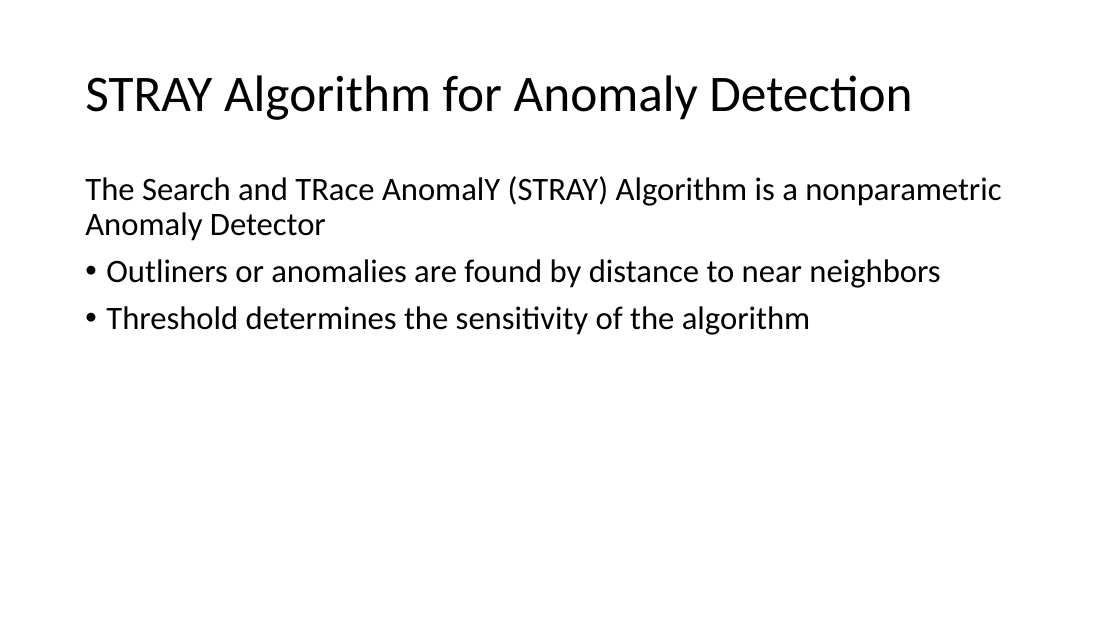
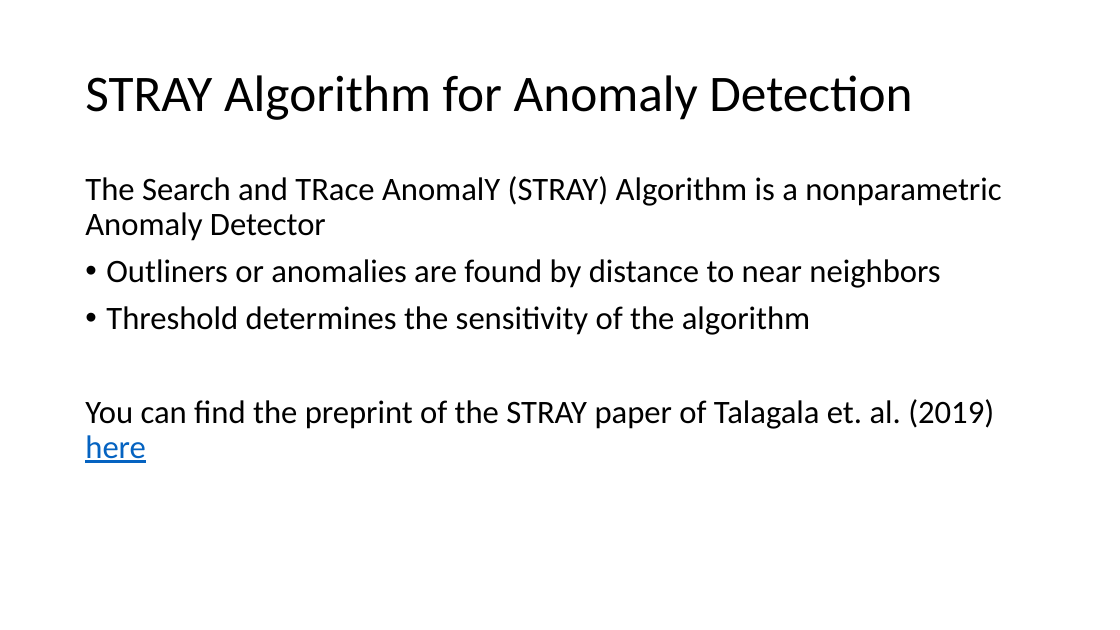
Before and after one commit to StephenElston/CSCI-E-83, a slide deck: slide 28 of LectureSlides/14_ComplexTimeSeries.pptx (slide 20 before the commit). Drawn at 1120x630 pixels with LibreOffice and Linux fonts; fonts in the diff are those of the drawing. Boxes give left, top, right and bottom in pixels: in the first picture for what was removed or moved away, otherwise in the second. Text is boxed around its words. In the diff, an @@ line names an element or a change of style, - is before the commit and + after.

```diff
--- a/LectureSlides/14_ComplexTimeSeries.pptx
+++ b/LectureSlides/14_ComplexTimeSeries.pptx
@@ text at (85,399,994,463): paragraph added @@
+You can find the preprint of the STRAY paper of Talagala et. al. (2019) here
```
Also in this commit, not shown: 2 other slides changed, 12 slides added.
